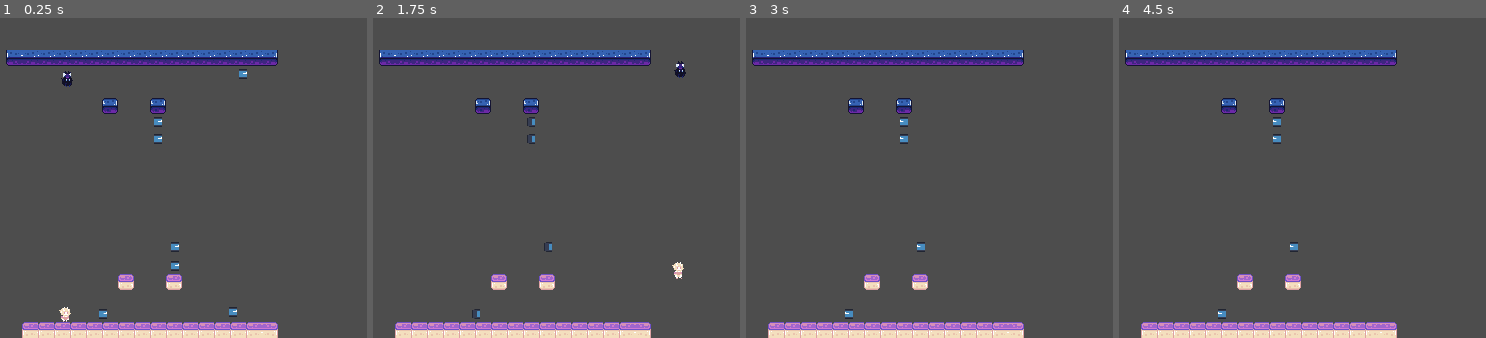
Above: before the commit, frames 1-4 (left to right).
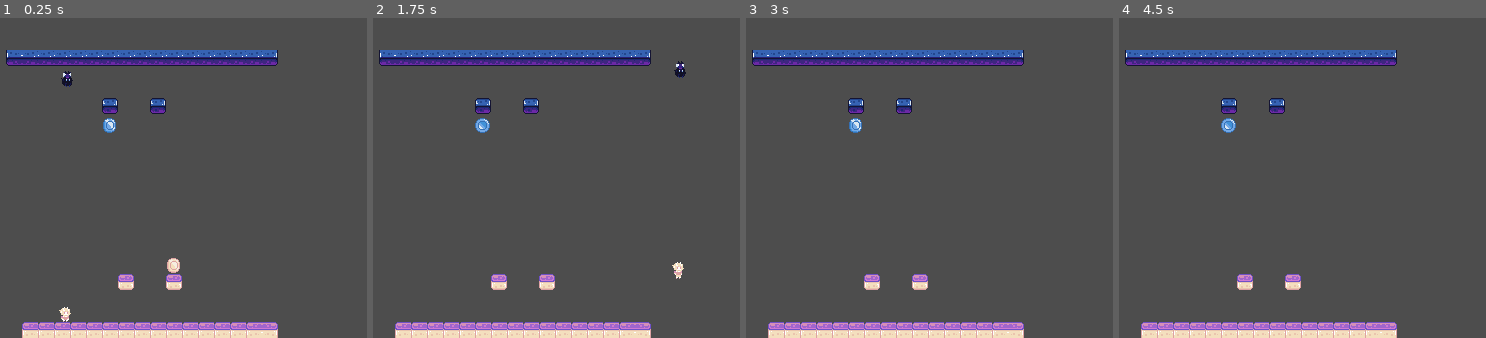
Above: after the commit, the same moments.

Repository: zcastelinho/OppositeWorlds
Game: Godot game, scene res://levels/world_01.tscn
Same seed, same stepped clock (60 frames per second), same inputs: the game is played once before the commit and once after it. The project has no main scene, so this scene is started directly. The engine's default icon, where the game draws it, is replaced by a stand-in: a white triangle on a blue panel in a dark square.
Inputs:
- Up to frame 1 (0.25 s): no input
- Up to frame 2 (1.75 s): tap Enter (ui_accept) at 0.5, 0.77, 1.52 s; hold Right (ui_right) from 0.53 s (still down)
- Up to frame 3 (3 s): release Right (ui_right) at 2.03 s; hold Left (ui_left) 2.03-2.78 s; tap Enter (ui_accept) at 2.75 s; hold Right (ui_right) from 2.78 s (still down)
- Up to frame 4 (4.5 s): tap Enter (ui_accept) at 3.02, 3.5, 3.77, 4.25 s; release Right (ui_right) at 4.28 s; hold Left (ui_left) from 4.28 s (still down)

The runs differ from the first frame. In frame 1, 0.6% of the frame differs, in the area x 18-68%, y 15-95%; in frame 2, 0.3%; in frame 3, 0.4%; in frame 4, 0.4%.

Commit message:
Add sprites moedas

Diff:
--- a/items/coin.tscn
+++ b/items/coin.tscn
@@ -1,56 +1,79 @@
-[gd_scene load_steps=9 format=3 uid="uid://brpjuurhxm2eg"]
+[gd_scene load_steps=12 format=3 uid="uid://brpjuurhxm2eg"]
 
-[ext_resource type="Texture2D" uid="uid://bye8c2evfhtd7" path="res://icon.svg" id="1_0lcgr"]
 [ext_resource type="Script" path="res://scripts/coin.gd" id="1_2stcj"]
+[ext_resource type="Texture2D" uid="uid://c0u2ttnjvryny" path="res://assets/items/coinLW-sprite.png" id="2_ksuyt"]
 
-[sub_resource type="AtlasTexture" id="AtlasTexture_x8jfd"]
-atlas = ExtResource("1_0lcgr")
-region = Rect2(0, 0, 32, 128)
+[sub_resource type="AtlasTexture" id="AtlasTexture_1u0bt"]
+atlas = ExtResource("2_ksuyt")
+region = Rect2(0, 0, 16, 16)
 
-[sub_resource type="AtlasTexture" id="AtlasTexture_baacr"]
-atlas = ExtResource("1_0lcgr")
-region = Rect2(32, 0, 32, 128)
+[sub_resource type="AtlasTexture" id="AtlasTexture_6t5em"]
+atlas = ExtResource("2_ksuyt")
+region = Rect2(16, 0, 16, 16)
 
-[sub_resource type="AtlasTexture" id="AtlasTexture_36ydg"]
-atlas = ExtResource("1_0lcgr")
-region = Rect2(64, 0, 32, 128)
+[sub_resource type="AtlasTexture" id="AtlasTexture_770fx"]
+atlas = ExtResource("2_ksuyt")
+region = Rect2(32, 0, 16, 16)
 
-[sub_resource type="AtlasTexture" id="AtlasTexture_hyh4t"]
-atlas = ExtResource("1_0lcgr")
-region = Rect2(96, 0, 32, 128)
+[sub_resource type="AtlasTexture" id="AtlasTexture_01vv0"]
+atlas = ExtResource("2_ksuyt")
+region = Rect2(48, 0, 16, 16)
+
+[sub_resource type="AtlasTexture" id="AtlasTexture_61ioh"]
+atlas = ExtResource("2_ksuyt")
+region = Rect2(64, 0, 16, 16)
+
+[sub_resource type="AtlasTexture" id="AtlasTexture_avami"]
+atlas = ExtResource("2_ksuyt")
+region = Rect2(80, 0, 16, 16)
+
+[sub_resource type="AtlasTexture" id="AtlasTexture_4oouh"]
+atlas = ExtResource("2_ksuyt")
+region = Rect2(96, 0, 16, 16)
 
 [sub_resource type="SpriteFrames" id="SpriteFrames_hc2rf"]
 animations = [{
 "frames": [{
 "duration": 1.0,
-"texture": SubResource("AtlasTexture_x8jfd")
+"texture": SubResource("AtlasTexture_1u0bt")
 }, {
 "duration": 1.0,
-"texture": SubResource("AtlasTexture_baacr")
+"texture": SubResource("AtlasTexture_6t5em")
 }, {
 "duration": 1.0,
-"texture": SubResource("AtlasTexture_36ydg")
+"texture": SubResource("AtlasTexture_770fx")
 }, {
 "duration": 1.0,
-"texture": SubResource("AtlasTexture_hyh4t")
+"texture": SubResource("AtlasTexture_01vv0")
+}, {
+"duration": 1.0,
+"texture": SubResource("AtlasTexture_61ioh")
+}, {
+"duration": 1.0,
+"texture": SubResource("AtlasTexture_avami")
+}, {
+"duration": 1.0,
+"texture": SubResource("AtlasTexture_4oouh")
 }],
 "loop": true,
 "name": &"idle",
-"speed": 5.0
+"speed": 10.0
 }]
 
 [sub_resource type="CircleShape2D" id="CircleShape2D_ege0s"]
 radius = 7.0
 
 [node name="coin" type="Area2D"]
+position = Vector2(0, -7)
 collision_layer = 8
 script = ExtResource("1_2stcj")
 
 [node name="anim" type="AnimatedSprite2D" parent="."]
-scale = Vector2(0.25, 0.0722656)
+position = Vector2(-1, -1)
 sprite_frames = SubResource("SpriteFrames_hc2rf")
 animation = &"idle"
 autoplay = "idle"
+frame_progress = 0.404827
 
 [node name="collision" type="CollisionShape2D" parent="."]
 shape = SubResource("CircleShape2D_ege0s")
--- /dev/null
+++ b/items/coin2.tscn
@@ -0,0 +1,81 @@
+[gd_scene load_steps=12 format=3 uid="uid://boah4cxspjnce"]
+
+[ext_resource type="Script" path="res://scripts/coin.gd" id="1_vqj66"]
+[ext_resource type="Texture2D" uid="uid://dlld5fwrr1mv3" path="res://assets/items/pixilart-sprite (2).png" id="2_mvq1m"]
+
+[sub_resource type="AtlasTexture" id="AtlasTexture_l826k"]
+atlas = ExtResource("2_mvq1m")
+region = Rect2(0, 0, 16, 16)
+
+[sub_resource type="AtlasTexture" id="AtlasTexture_ugcmd"]
+atlas = ExtResource("2_mvq1m")
+region = Rect2(16, 0, 16, 16)
+
+[sub_resource type="AtlasTexture" id="AtlasTexture_2gdbw"]
+atlas = ExtResource("2_mvq1m")
+region = Rect2(32, 0, 16, 16)
+
+[sub_resource type="AtlasTexture" id="AtlasTexture_er6u1"]
+atlas = ExtResource("2_mvq1m")
+region = Rect2(48, 0, 16, 16)
+
+[sub_resource type="AtlasTexture" id="AtlasTexture_x0lrc"]
+atlas = ExtResource("2_mvq1m")
+region = Rect2(64, 0, 16, 16)
+
+[sub_resource type="AtlasTexture" id="AtlasTexture_yg8qe"]
+atlas = ExtResource("2_mvq1m")
+region = Rect2(80, 0, 16, 16)
+
+[sub_resource type="AtlasTexture" id="AtlasTexture_21563"]
+atlas = ExtResource("2_mvq1m")
+region = Rect2(96, 0, 16, 16)
+
+[sub_resource type="SpriteFrames" id="SpriteFrames_hc2rf"]
+animations = [{
+"frames": [{
+"duration": 1.0,
+"texture": SubResource("AtlasTexture_l826k")
+}, {
+"duration": 1.0,
+"texture": SubResource("AtlasTexture_ugcmd")
+}, {
+"duration": 1.0,
+"texture": SubResource("AtlasTexture_2gdbw")
+}, {
+"duration": 1.0,
+"texture": SubResource("AtlasTexture_er6u1")
+}, {
+"duration": 1.0,
+"texture": SubResource("AtlasTexture_x0lrc")
+}, {
+"duration": 1.0,
+"texture": SubResource("AtlasTexture_yg8qe")
+}, {
+"duration": 1.0,
+"texture": SubResource("AtlasTexture_21563")
+}],
+"loop": true,
+"name": &"idle",
+"speed": 10.0
+}]
+
+[sub_resource type="CircleShape2D" id="CircleShape2D_ege0s"]
+radius = 7.0
+
+[node name="coin" type="Area2D"]
+position = Vector2(0, -7)
+collision_layer = 8
+script = ExtResource("1_vqj66")
+
+[node name="anim" type="AnimatedSprite2D" parent="."]
+position = Vector2(-1, -1)
+sprite_frames = SubResource("SpriteFrames_hc2rf")
+animation = &"idle"
+autoplay = "idle"
+frame_progress = 0.404827
+
+[node name="collision" type="CollisionShape2D" parent="."]
+shape = SubResource("CircleShape2D_ege0s")
+
+[connection signal="body_entered" from="." to="." method="_on_body_entered"]
--- a/levels/world_01.tscn
+++ b/levels/world_01.tscn
@@ -1,10 +1,11 @@
-[gd_scene load_steps=9 format=4 uid="uid://1emtmwvv3jdk"]
+[gd_scene load_steps=10 format=4 uid="uid://1emtmwvv3jdk"]
 
 [ext_resource type="Texture2D" uid="uid://c6uawdhtw50ky" path="res://assets/tileset/nox-tileset.png" id="1_0kre4"]
 [ext_resource type="Texture2D" uid="uid://dyjaugugjsd5" path="res://assets/tileset/lumin-tileset.png" id="2_j56xb"]
 [ext_resource type="PackedScene" uid="uid://y11gc03ucyx" path="res://actors/player_1.tscn" id="2_t8t64"]
 [ext_resource type="PackedScene" uid="uid://5khy7b6c4ovw" path="res://actors/player_2.tscn" id="3_7dpcd"]
 [ext_resource type="PackedScene" uid="uid://brpjuurhxm2eg" path="res://items/coin.tscn" id="3_wbixv"]
+[ext_resource type="PackedScene" uid="uid://boah4cxspjnce" path="res://items/coin2.tscn" id="4_ili7a"]
 
 [sub_resource type="TileSetAtlasSource" id="TileSetAtlasSource_hgmjl"]
 texture = ExtResource("1_0kre4")
@@ -100,28 +101,15 @@
 tile_map_data = PackedByteArray("AAD9//3/AgACAAAAAAD8//3/AgACAAAAAAD7//3/AgACAAAAAAD6//3/AgACAAAAAAD5//3/AgACAAAAAAD4// …(224 unchanged characters)…
 tile_set = SubResource("TileSet_54r8h")
 
-[node name="coins" type="Node2D" parent="."]
+[node name="Coins-LW" type="Node2D" parent="."]
 
-[node name="coin" parent="coins" instance=ExtResource("3_wbixv")]
-position = Vector2(113, 296)
+[node name="Coins" parent="Coins-LW" instance=ExtResource("3_wbixv")]
+position = Vector2(184, 248)
 
-[node name="coin2" parent="coins" instance=ExtResource("3_wbixv")]
-position = Vector2(243, 294)
+[node name="Coins-NW" type="Node2D" parent="."]
 
-[node name="coin3" parent="coins" instance=ExtResource("3_wbixv")]
-position = Vector2(185, 248)
-
-[node name="coin4" parent="coins" instance=ExtResource("3_wbixv")]
-position = Vector2(168, 104)
-
-[node name="coin5" parent="coins" instance=ExtResource("3_wbixv")]
-position = Vector2(253, 56)
-
-[node name="coin6" parent="coins" instance=ExtResource("3_wbixv")]
-position = Vector2(185, 229)
-
-[node name="coin7" parent="coins" instance=ExtResource("3_wbixv")]
-position = Vector2(168, 121)
+[node name="coin" parent="Coins-NW" instance=ExtResource("4_ili7a")]
+position = Vector2(120, 108)
 
 [node name="Level-LTM" type="TileMapLayer" parent="."]
 tile_map_data = PackedByteArray("AAACABMAAwABAAAAAAADABMAAwABAAAAAAAEABMAAwABAAAAAAAFABMAAwABAAAAAAAGABMAAwABAAAAAAAHAB …(208 unchanged characters)…
Renamed: assets/Fiery Imp/climb/Sprites/climb-1.png -> Fiery Imp/climb/Sprites/climb-1.png
Not shown, added: Fiery Imp/climb/Sprites/climb-1.png.import
Renamed: assets/Fiery Imp/climb/Sprites/climb-2.png -> Fiery Imp/climb/Sprites/climb-2.png
Not shown, added: Fiery Imp/climb/Sprites/climb-2.png.import
Renamed: assets/Fiery Imp/climb/Sprites/climb-3.png -> Fiery Imp/climb/Sprites/climb-3.png
Not shown, added: Fiery Imp/climb/Sprites/climb-3.png.import
Renamed: assets/Fiery Imp/climb/Sprites/climb-4.png -> Fiery Imp/climb/Sprites/climb-4.png
Not shown, added: Fiery Imp/climb/Sprites/climb-4.png.import
Renamed: assets/Fiery Imp/climb/climb-preview.gif -> Fiery Imp/climb/climb-preview.gif
Renamed: assets/Fiery Imp/climb/climb-sheet.png -> Fiery Imp/climb/climb-sheet.png
Not shown, added: Fiery Imp/climb/climb-sheet.png.import
Renamed: assets/Fiery Imp/crouch-shot/Sprites/crouch-shot-1.png -> Fiery Imp/crouch-shot/Sprites/crouch-shot-1.png
(and 187 more such lines)
